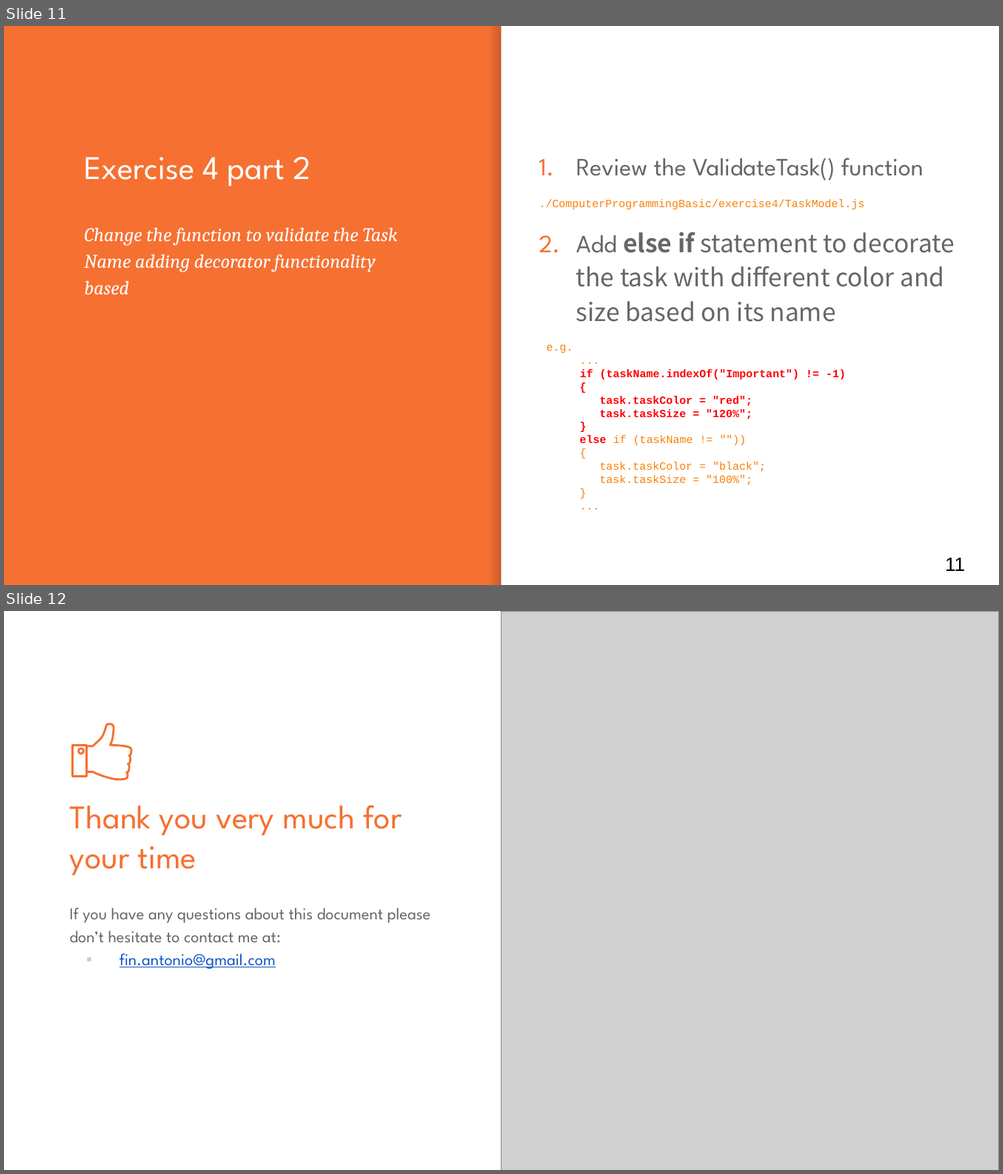
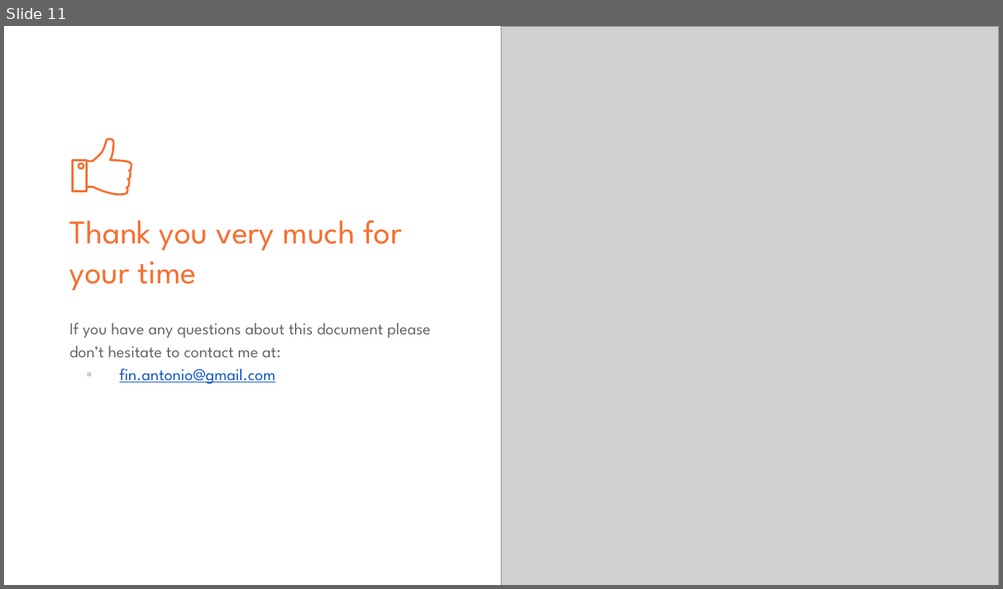
Before and after one commit to antfin/ComputerProgrammingBasic, a slide deck: lessons/Lesson_6.pptx. Shown one above the other, each under a label of ours: slides 11 and 12 before the commit, slide 11 after it. The pictures are 1003x1174 and 1003x589 pixels, drawn with LibreOffice and Linux fonts; fonts in the diff are those of the drawing; grey boxes stand for pictures. Boxes give left, top, right and bottom in pixels: in the first picture for what was removed or moved away, otherwise in the second. Text is boxed around its words. In the diff, an @@ line names an element or a change of style, - is before the commit and + after.

```diff
--- a/lessons/Lesson_6.pptx
+++ b/lessons/Lesson_6.pptx
@@ slide 11 removed at box(4, 26, 999, 585), background #F67031 @@
@@ rectangle removed at box(489, 26, 501, 585) @@
@@ rectangle removed at box(501, 26, 999, 585) @@
@@ title removed at box(84, 157, 311, 187) @@
-Exercise 4 part 2
@@ text removed at box(539, 158, 954, 486) @@
-1. Review the ValidateTask() function
-./ComputerProgrammingBasic/exercise4/TaskModel.js
-2. Add else if statement to decorate the task with different color and size based on its name
-e.g.
-...
-if (taskName.indexOf("Important") != -1)
-{
-task.taskColor = "red";
-task.taskSize = "120%";
-}
-else if (taskName != ""))
-{
-task.taskColor = "black";
-task.taskSize = "100%";
-}
-...
@@ subtitle removed at box(84, 228, 398, 295) @@
-Change the function to validate the Task Name adding decorator functionality based
@@ page number removed at box(945, 558, 965, 571) @@
-11
@@ what was slide 12 is now slide 11 @@
```
Also in this commit, not shown: 2 slides changed, 7 slides added, 7 other slides removed, 4 other files.
